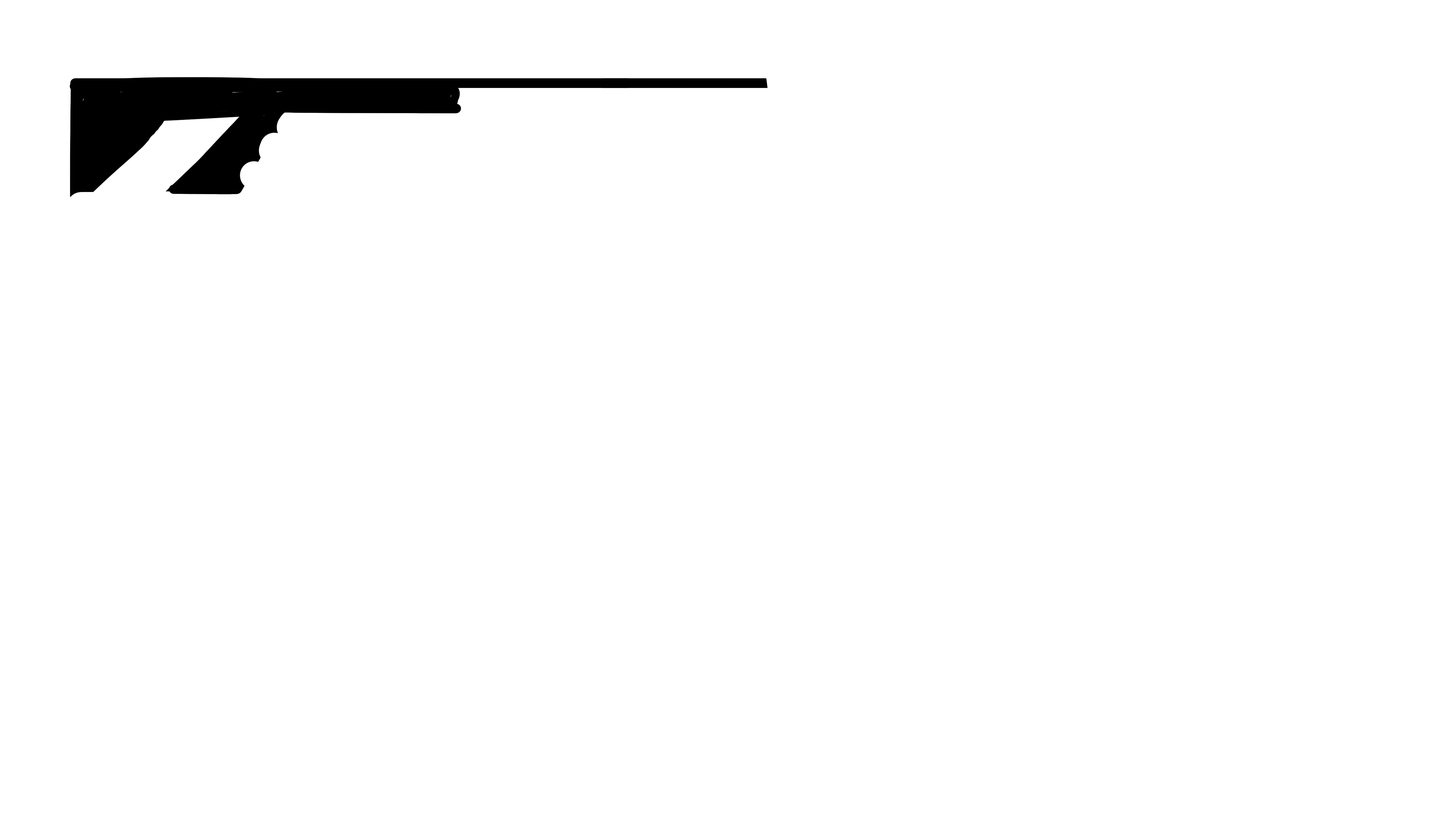
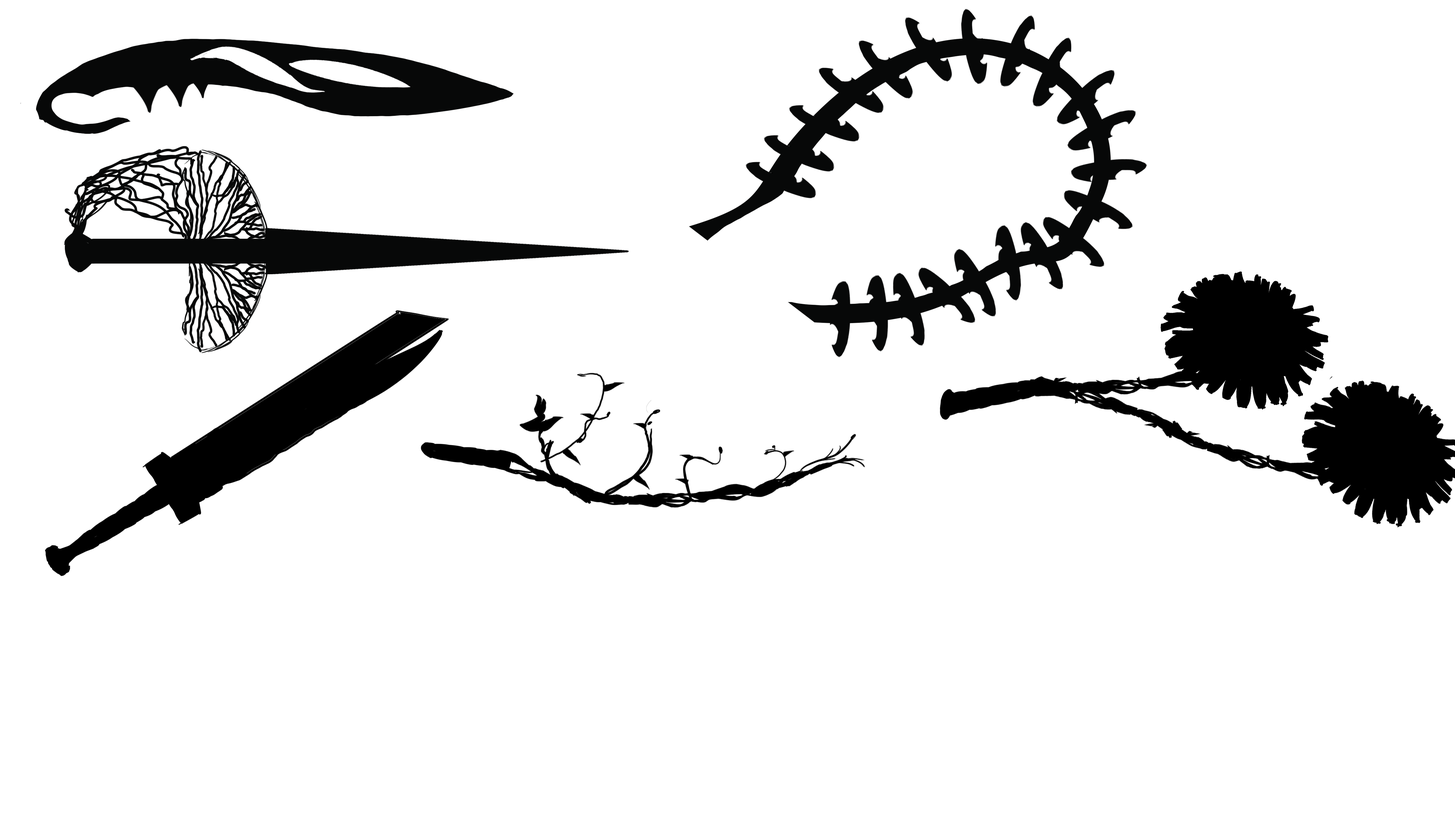
Two versions of the same layered image (1455px x 819px). Layer-by-layer changes:
removed layer "Layer 1" over [69, 76, 768, 198]
added layer "Layer 3" above "greatSword" over [939, 271, 1455, 528]
added layer "greatSword" above "whips2" over [44, 309, 450, 576]
added layer "whips2" above "whip" over [420, 372, 866, 508]
added layer "whip" above "Makhaira" over [594, 8, 1148, 508]
added layer "Makhaira" above "Kopis" over [63, 145, 629, 354]
added layer "Kopis" above "Background" over [20, 38, 515, 135]
